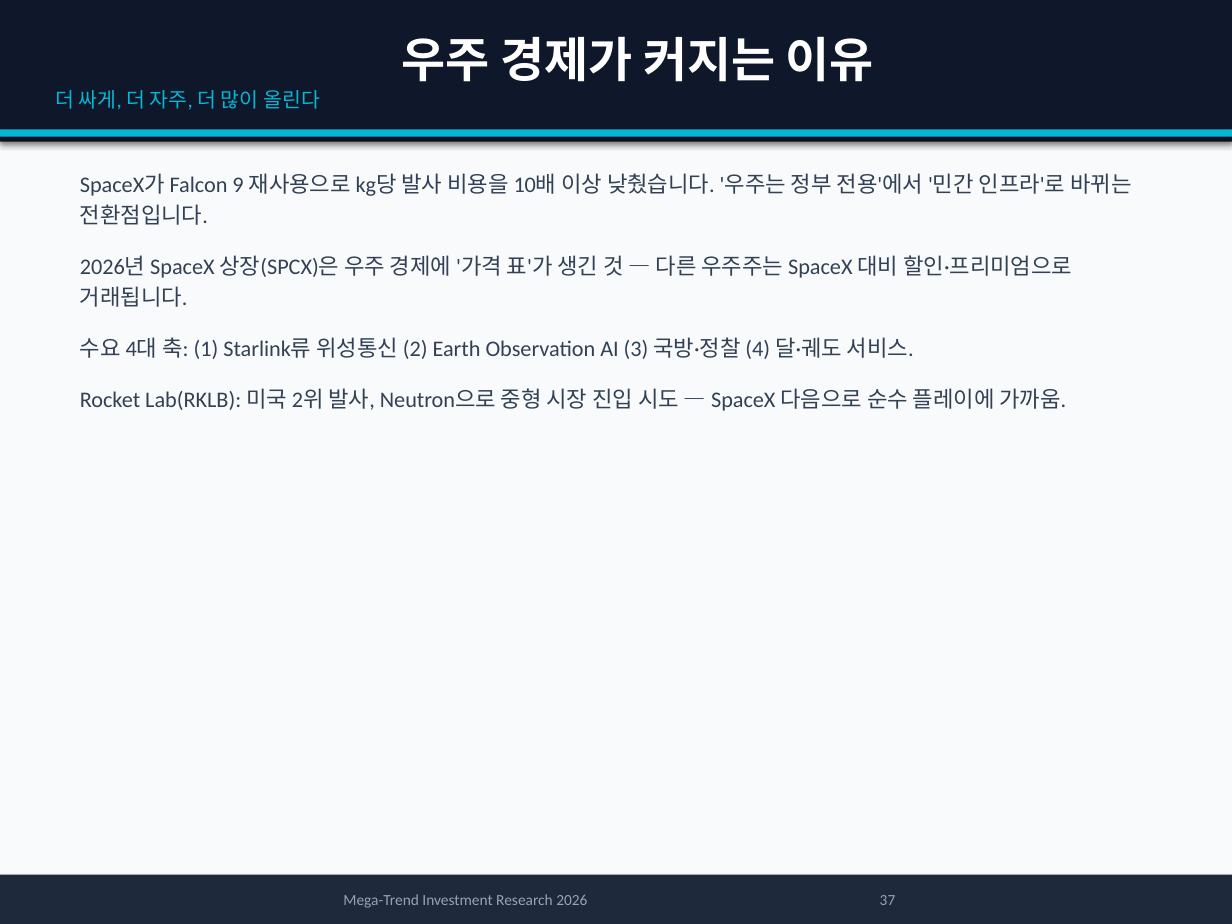
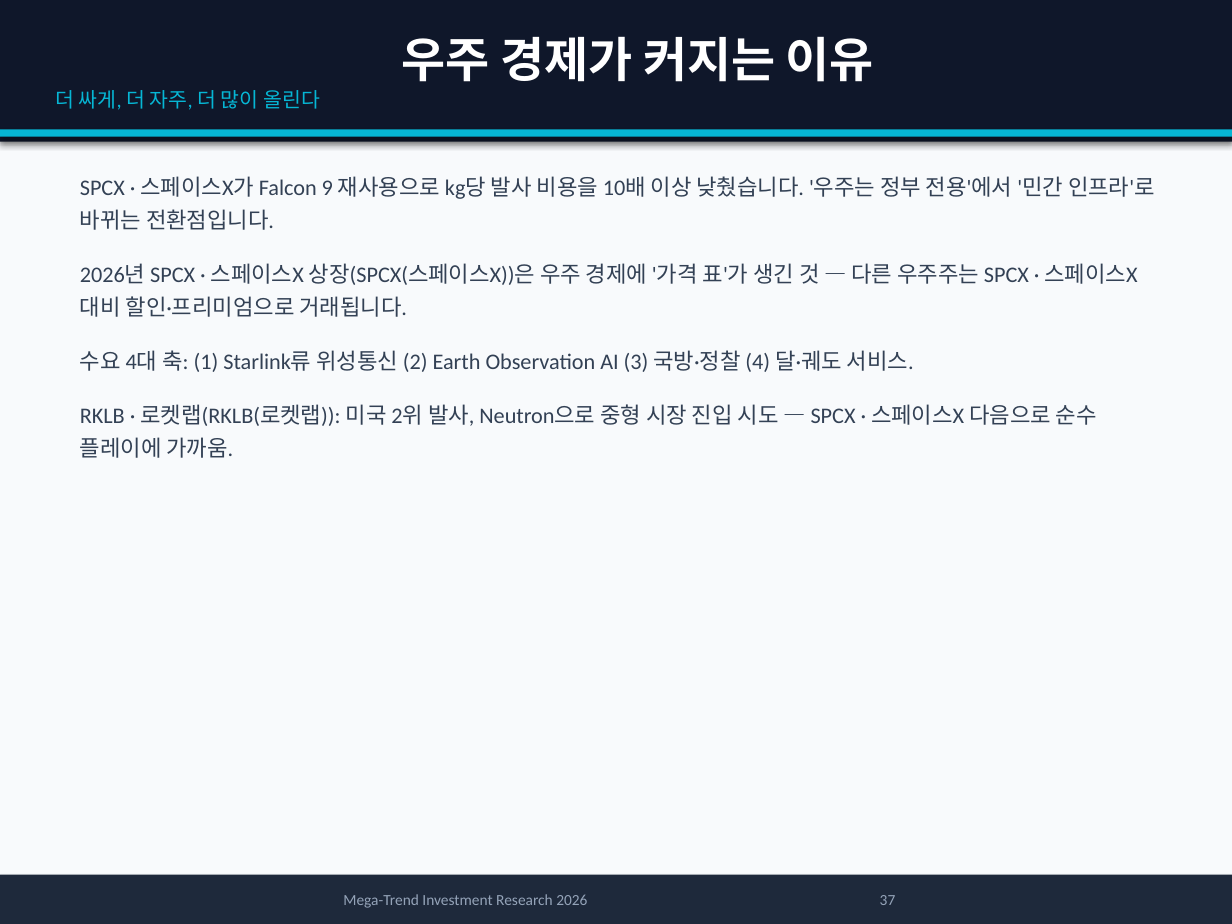
Before and after one commit to yskkkk/Stock, a slide deck: slide 37 of reports/megatrend-investment-report-2026.pptx. Drawn at 1232x924 pixels with LibreOffice and Linux fonts; fonts in the diff are those of the drawing. Boxes give left, top, right and bottom in pixels: in the first picture for what was removed or moved away, otherwise in the second. Text is boxed around its words. In the diff, an @@ line names an element or a change of style, - is before the commit and + after.

```diff
--- a/reports/megatrend-investment-report-2026.pptx
+++ b/reports/megatrend-investment-report-2026.pptx
@@ text at (x1=80, y1=176, x2=1155, y2=317): text changed @@
-SpaceX가 Falcon 9 재사용으로 kg당 발사 비용을 10배 이상 낮췄습니다. '우주는 정부 전용'에서 '민간 인프라'로 바뀌는 전환점입니다.
-2026년 SpaceX 상장(SPCX)은 우주 경제에 '가격 표'가 생긴 것 — 다른 우주주는 SpaceX 대비 할인·프리미엄으로 거래됩니다.
+SPCX · 스페이스X가 Falcon 9 재사용으로 kg당 발사 비용을 10배 이상 낮췄습니다. '우주는 정부 전용'에서 '민간 인프라'로 바뀌는 전환점입니다.
+2026년 SPCX · 스페이스X 상장(SPCX(스페이스X))은 우주 경제에 '가격 표'가 생긴 것 — 다른 우주주는 SPCX · 스페이스X 대비 할인·프리미엄으로 거래됩니다.
@@ text at (x1=80, y1=350, x2=914, y2=372): line spacing 1.15 to 1.25 @@
@@ text at (x1=80, y1=404, x2=1097, y2=458): text changed @@
-Rocket Lab(RKLB): 미국 2위 발사, Neutron으로 중형 시장 진입 시도 — SpaceX 다음으로 순수 플레이에 가까움.
+RKLB · 로켓랩(RKLB(로켓랩)): 미국 2위 발사, Neutron으로 중형 시장 진입 시도 — SPCX · 스페이스X 다음으로 순수 플레이에 가까움.
```
Also in this commit, not shown: 30 other slides changed, 1 other file.
